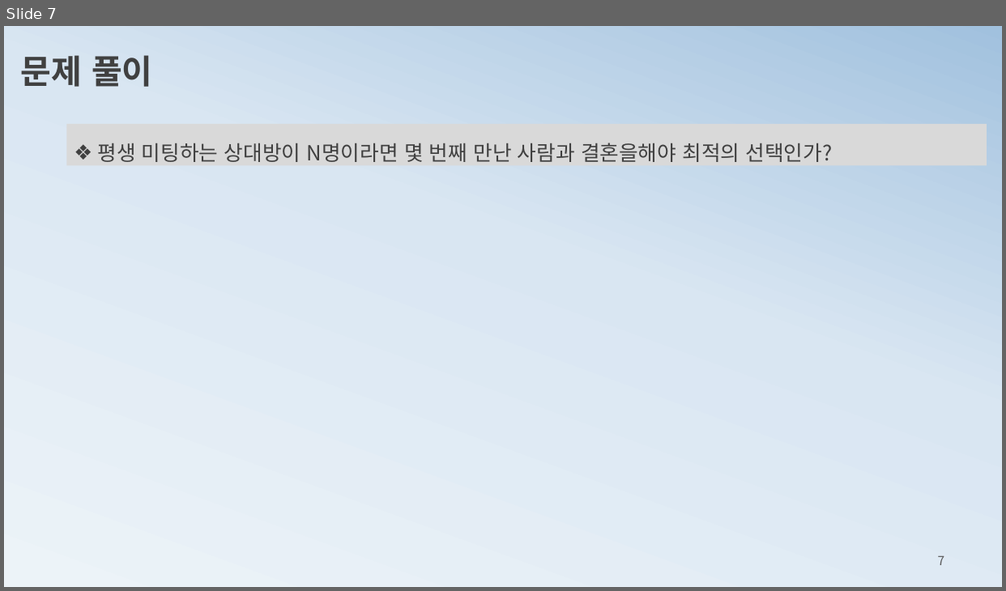
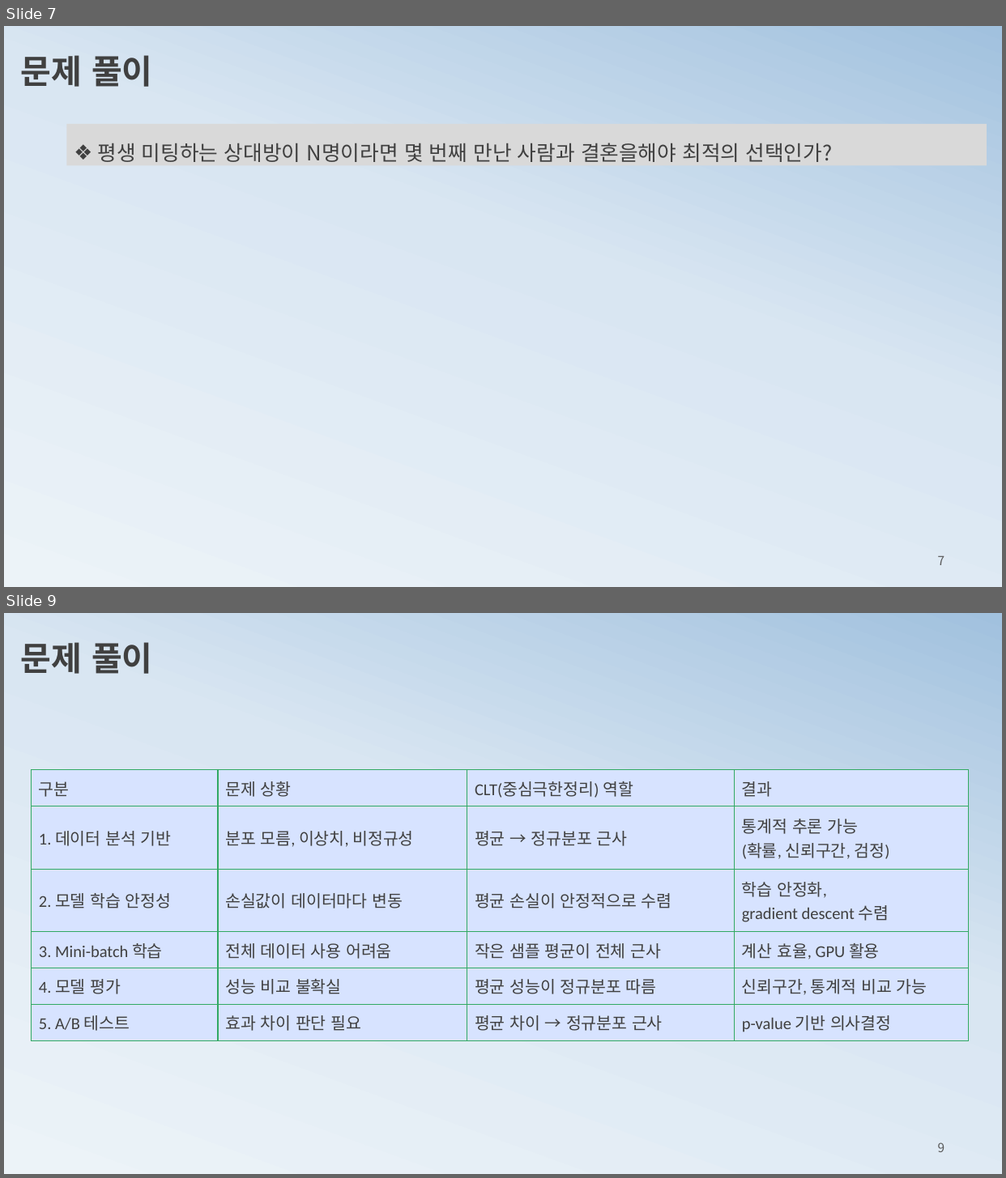
Before and after one commit to ancestor9/mathematics-for-machine-learning, a slide deck: 5_Montecarlo Simulation.pptx. Shown one above the other, each under a label of ours: slide 7 before the commit, slides 7 and 9 after it; the slides between them are not shown. The pictures are 1006x591 and 1006x1178 pixels, drawn with LibreOffice and Linux fonts; fonts in the diff are those of the drawing. Boxes give left, top, right and bottom in pixels: in the first picture for what was removed or moved away, otherwise in the second. Text is boxed around its words. In the diff, an @@ line names an element or a change of style, - is before the commit and + after.

```diff
--- a/5_Montecarlo Simulation.pptx
+++ b/5_Montecarlo Simulation.pptx
@@ slide 9 added at box(4, 613, 1002, 1174), background gradient #ECF3F8 to #D9E6F2 to #A1C1DE @@
@@ text added at box(21, 642, 153, 674), 32 pt, text #404040, bold @@
+문제 풀이
@@ table added at box(32, 770, 969, 1041), 6 rows, 4 columns @@
+구분 | 문제 상황 | CLT(중심극한정리) 역할 | 결과
+1. 데이터 분석 기반 | 분포 모름, 이상치, 비정규성 | 평균 → 정규분포 근사 | 통계적 추론 가능 / (확률, 신뢰구간, 검정)
+2. 모델 학습 안정성 | 손실값이 데이터마다 변동 | 평균 손실이 안정적으로 수렴 | 학습 안정화, / gradient descent 수렴
+3. Mini-batch 학습 | 전체 데이터 사용 어려움 | 작은 샘플 평균이 전체 근사 | 계산 효율, GPU 활용
+4. 모델 평가 | 성능 비교 불확실 | 평균 성능이 정규분포 따름 | 신뢰구간, 통계적 비교 가능
+5. A/B 테스트 | 효과 차이 판단 필요 | 평균 차이 → 정규분포 근사 | p-value 기반 의사결정
@@ page number added at box(938, 1143, 945, 1152), 12 pt, text #595959 @@
+9
```
Also in this commit, not shown: 1 other slide added.
